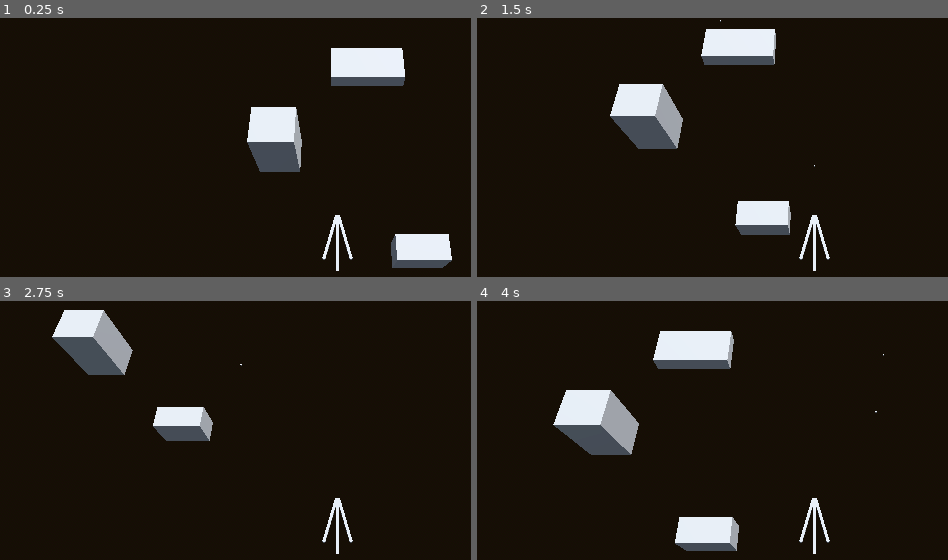
Above: before the commit, frames 1-4 (two rows, left to right).
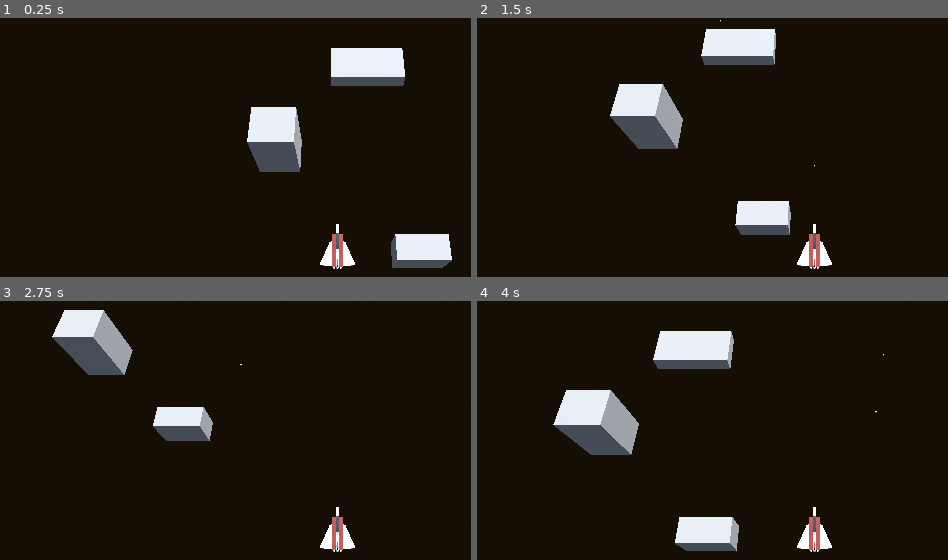
Above: after the commit, the same moments.

Repository: CaptainTiki/CosmoBlaster
Game: Godot game, scene res://Levels/prototype_level.tscn
Same seed, same stepped clock (60 frames per second), same inputs: the game is played once before the commit and once after it.
Inputs:
- Up to frame 1 (0.25 s): no input
- Up to frame 2 (1.5 s): tap Enter at 0.5 s; hold D (Right) 0.53-1.28 s; tap Space (Fire_Primary_Weapon) at 0.6, 1.35 s; hold S (Down) from 1.28 s (still down)
- Up to frame 3 (2.75 s): release S (Down) at 2.03 s; hold D (Right) from 2.03 s (still down); tap Space (Fire_Primary_Weapon) at 2.1 s
- Up to frame 4 (4 s): release D (Right) at 2.78 s; hold W (Up) 2.78-3.53 s; tap Space (Fire_Primary_Weapon) at 2.85, 3.6 s; hold A (Left) from 3.53 s (still down)

The runs differ from the first frame. In frame 1, 0.7% of the frame differs, in the area x 67-76%, y 76-98%; in frame 2, 0.7%; in frame 3, 0.7%; in frame 4, 0.7%.

Commit message:
Prototype spaceplane
created prototype spaceplane for player ship

Diff:
--- a/Player/player.tscn
+++ b/Player/player.tscn
@@ -1,6 +1,7 @@
-[gd_scene load_steps=3 format=3 uid="uid://2qys6nnqvu7"]
+[gd_scene load_steps=4 format=3 uid="uid://2qys6nnqvu7"]
 
 [ext_resource type="Script" path="res://Player/player.gd" id="1_164x6"]
+[ext_resource type="PackedScene" uid="uid://dkntps3pvbubu" path="res://Player/PlayerShip1.fbx" id="2_w585c"]
 
 [sub_resource type="BoxShape3D" id="BoxShape3D_5m5lb"]
 size = Vector3(1.0686, 0.149048, 1.99713)
@@ -13,19 +14,6 @@
 transform = Transform3D(1, 0, 0, 0, 1, 0, 0, 0, 1, -0.00622559, 0.00311279, 0.0162048)
 shape = SubResource("BoxShape3D_5m5lb")
 
-[node name="MeshInstance" type="CSGCombiner3D" parent="."]
-
-[node name="CSGBox3D" type="CSGBox3D" parent="MeshInstance"]
-size = Vector3(0.1, 0.1, 2)
-
-[node name="CSGBox3D2" type="CSGBox3D" parent="MeshInstance"]
-transform = Transform3D(0.965926, 0, 0.258819, 0, 1, 0, -0.258819, 0, 0.965926, 0.25, 0, -0.2)
-size = Vector3(0.1, 0.1, 1.64209)
-
-[node name="CSGBox3D3" type="CSGBox3D" parent="MeshInstance"]
-transform = Transform3D(0.965926, 0, -0.258819, 0, 1, 0, 0.258819, 0, 0.965926, -0.25, 0, -0.2)
-size = Vector3(0.1, 0.1, 1.64209)
-
 [node name="SpringArm3D" type="SpringArm3D" parent="."]
 transform = Transform3D(1, 0, 0, 0, 0.34202, 0.939693, 0, -0.939693, 0.34202, 0, 0, 0)
 collision_mask = 16
@@ -36,3 +24,5 @@
 
 [node name="BulletSpawn" type="Node3D" parent="."]
 transform = Transform3D(1, 0, 0, 0, 1, 0, 0, 0, 1, 0, 0, -1.12761)
+
+[node name="PlayerShip1" parent="." instance=ExtResource("2_w585c")]
--- a/project.godot
+++ b/project.godot
@@ -14,6 +14,10 @@
 run/main_scene="res://Levels/prototype_level.tscn"
 config/features=PackedStringArray("4.3", "Forward Plus")
 config/icon="res://icon.svg"
+
+[filesystem]
+
+import/blender/enabled=false
 
 [input]
 
Binary file added: Player/PlayerShip1.fbx
Not shown, added: Player/PlayerShip1.fbx.import
Not shown, added: Player/player.gltf
Not shown, added: Player/player.gltf.import
Binary file added: Player/player0.bin
Not shown, added: Player/PlayerShip1.blend
Not shown, added: Player/PlayerShip1.blend1
